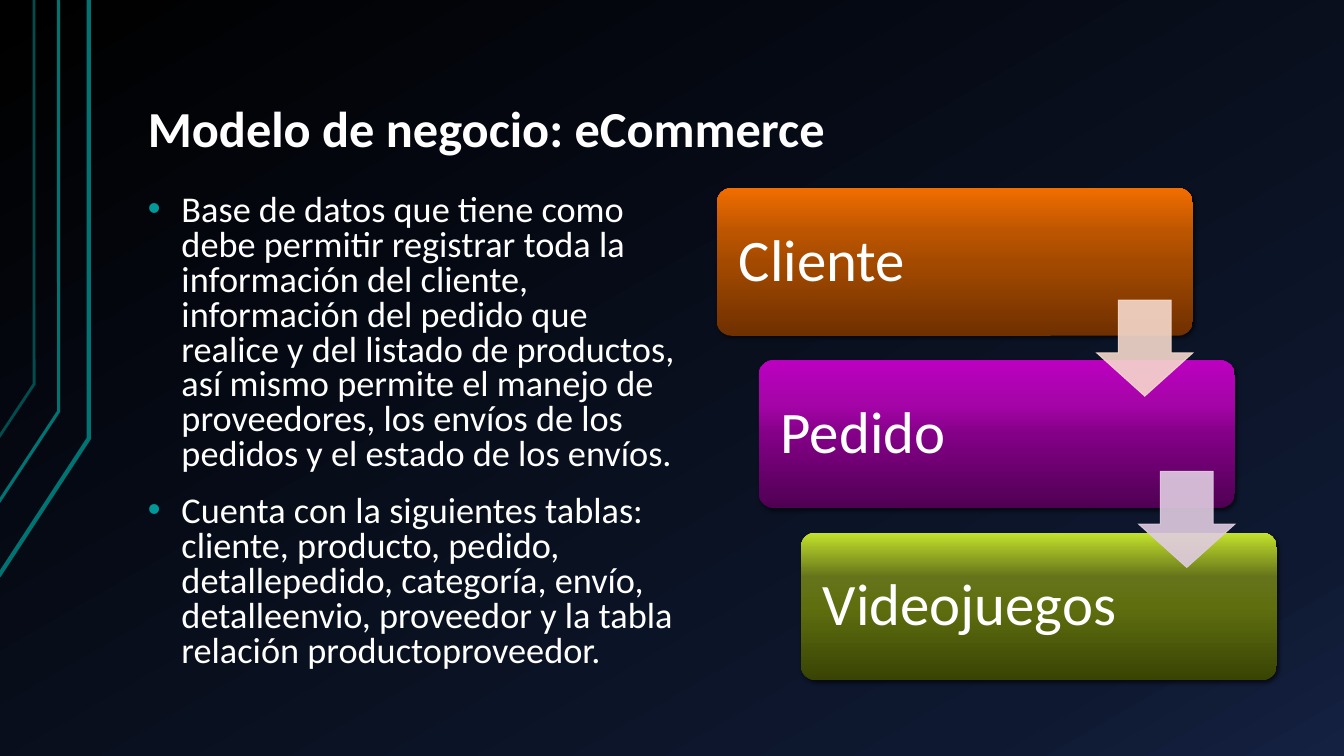
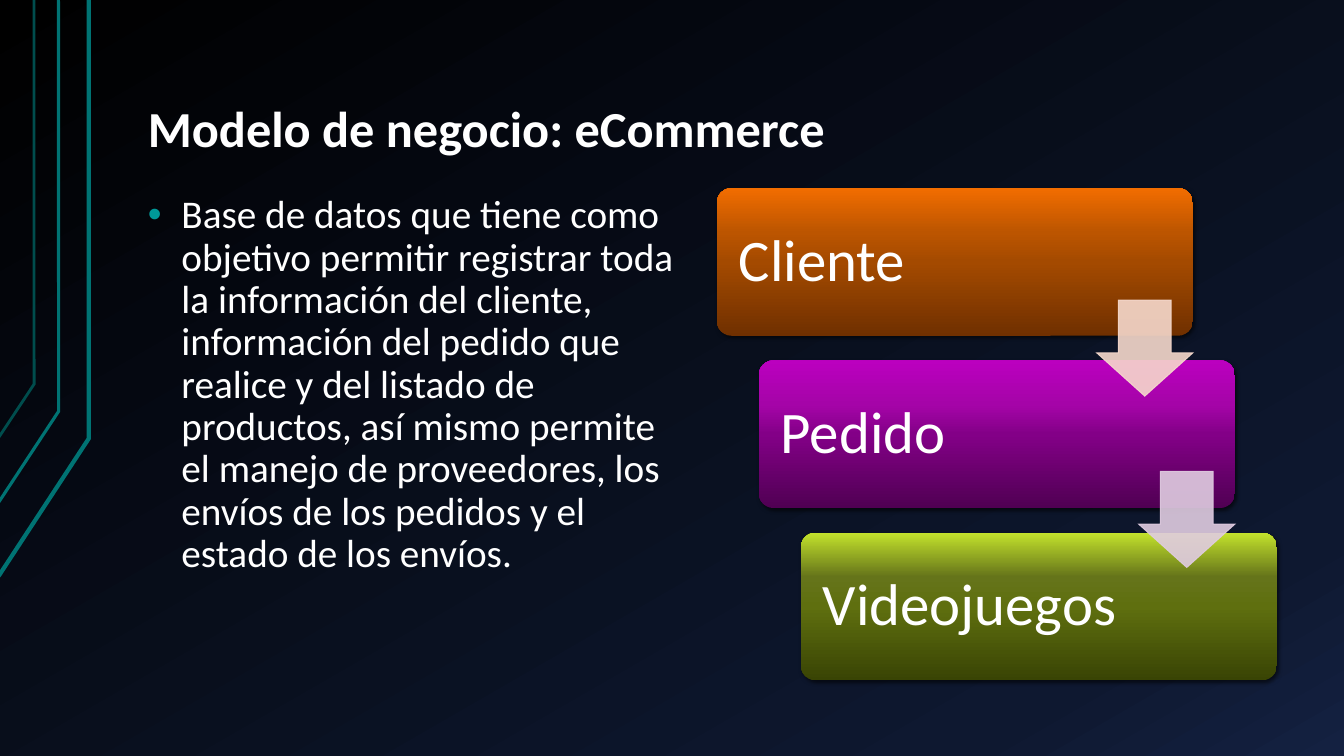
Before and after one commit to hferrer08/BDEcommerce, a slide deck: slide 4 of EcommerceVideojuegos+HubertFerrer.pptx (slide 5 before the commit). Drawn at 1344x756 pixels with LibreOffice and Linux fonts; fonts in the diff are those of the drawing. Boxes give left, top, right and bottom in pixels: in the first picture for what was removed or moved away, otherwise in the second. Text is boxed around its words. In the diff, an @@ line names an element or a change of style, - is before the commit and + after.

Commit message:
Se agregan los scripts de creación de objetos y script de inserción de datos a la presentación

```diff
--- a/EcommerceVideojuegos+HubertFerrer.pptx
+++ b/EcommerceVideojuegos+HubertFerrer.pptx
@@ text at (181, 200, 673, 568): text changed; size 25.9 to 28 pt @@
-• Base de datos que tiene como debe permitir registrar toda la información del cliente, información del pedido que realice y del listado de productos, así mismo permite el manejo de proveedores, los envíos de los pedidos y el estado de los envíos.
-• Cuenta con la siguientes tablas: cliente, producto, pedido, detallepedido, categoría, envío, detalleenvio, proveedor y la tabla relación productoproveedor.
+• Base de datos que tiene como objetivo permitir registrar toda la información del cliente, información del pedido que realice y del listado de productos, así mismo permite el manejo de proveedores, los envíos de los pedidos y el estado de los envíos.
```
Also in this commit, not shown: 3 other slides changed, 2 slides added, 1 slide removed, 2 other files.
